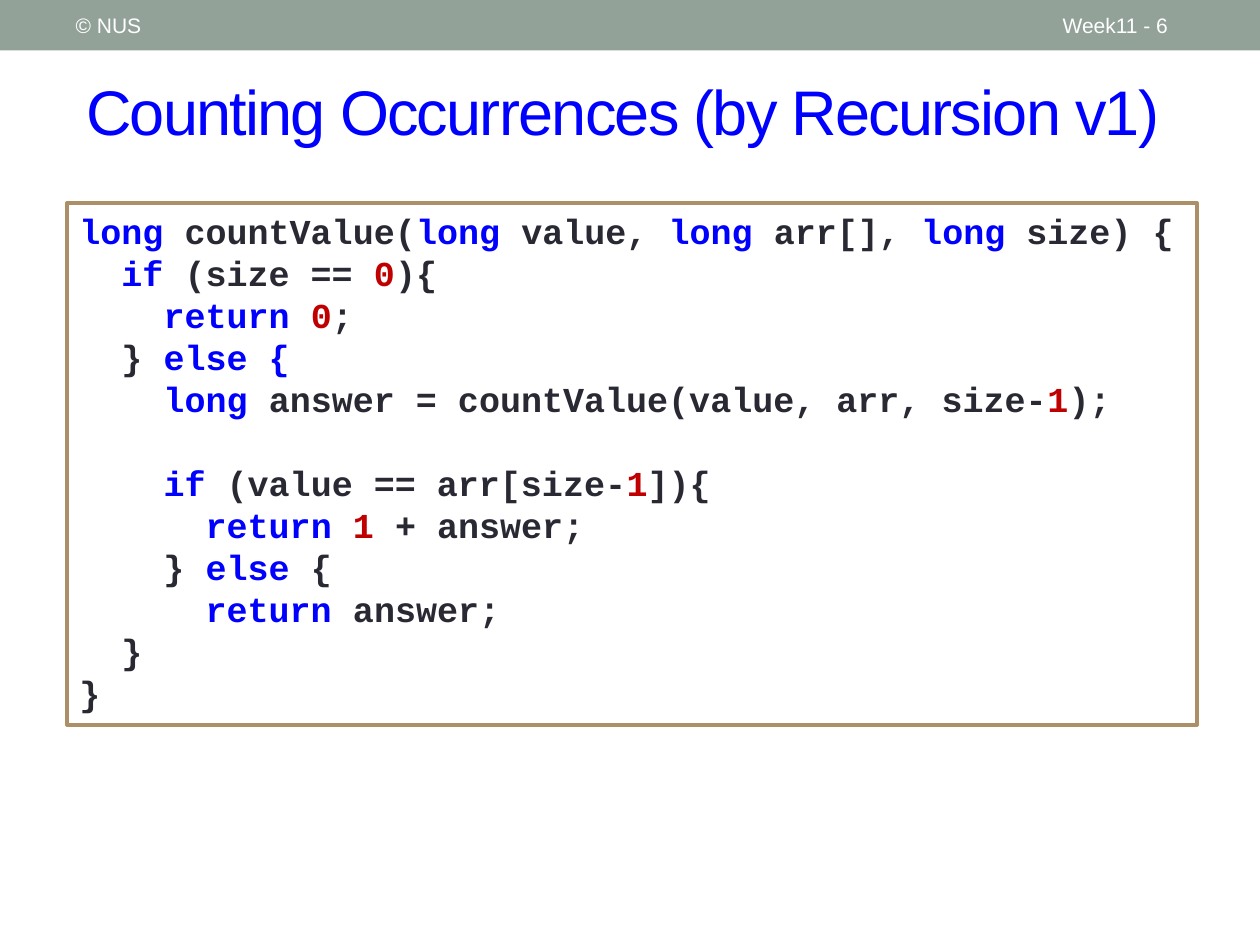
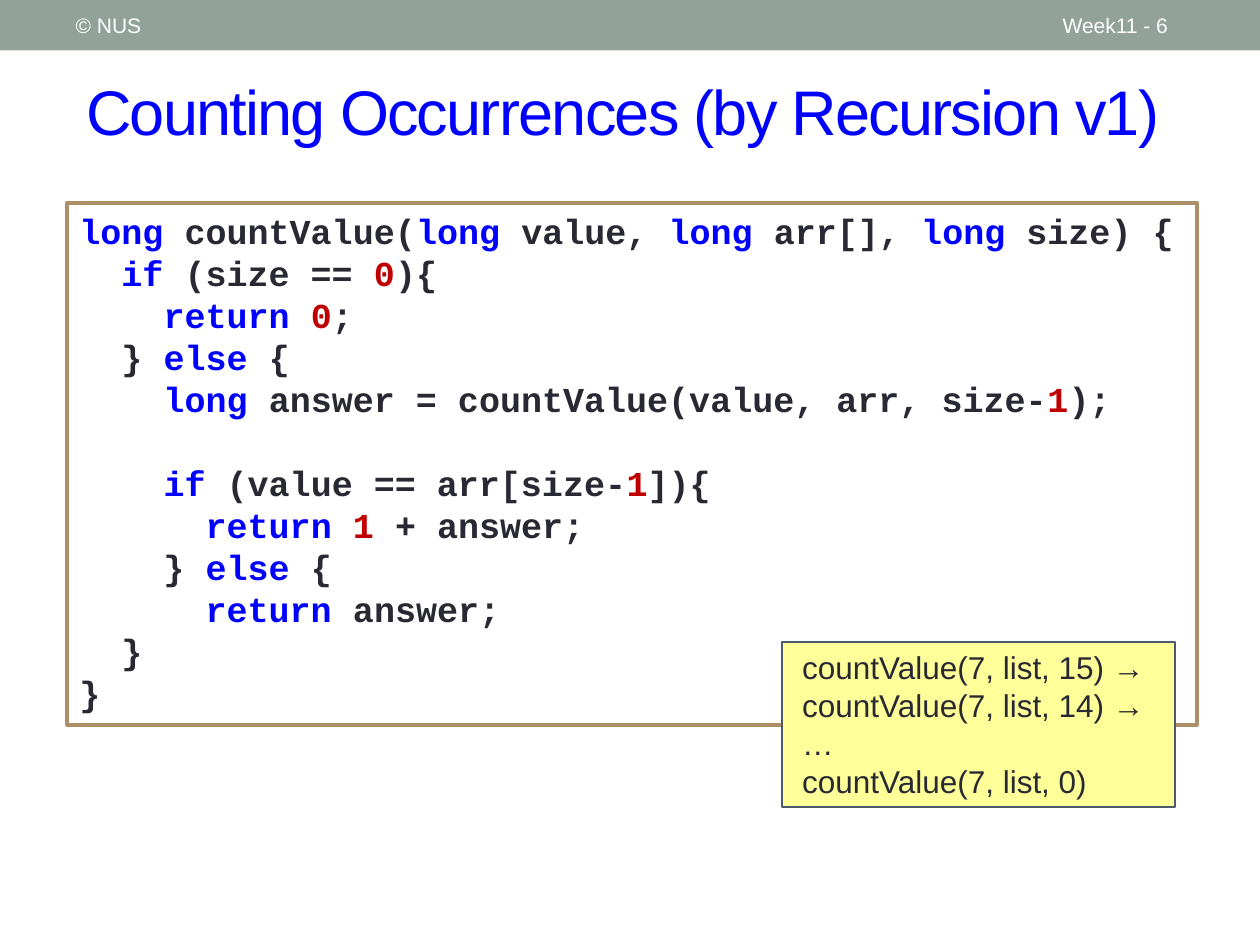
Before and after one commit to nus-cs1010-2021-s2/website, a slide deck: slide 6 of slides/Week11_Recap.pptx. Drawn at 1260x945 pixels with LibreOffice and Linux fonts; fonts in the diff are those of the drawing. Boxes give left, top, right and bottom in pixels: in the first picture for what was removed or moved away, otherwise in the second. Text is boxed around its words. In the diff, an @@ line names an element or a change of style, - is before the commit and + after.

```diff
--- a/slides/Week11_Recap.pptx
+++ b/slides/Week11_Recap.pptx
@@ rectangle added at [781,643,1174,808], fill #FFFF99, outline #4C5A6A 1 pt, 18 pt, text #292934 @@
+    countValue(7, list, 15) →
+    countValue(7, list, 14) →
+    …
+    countValue(7, list, 0)
```
Also in this commit, not shown: 3 other slides changed, 9 slides added, 4 other files.
